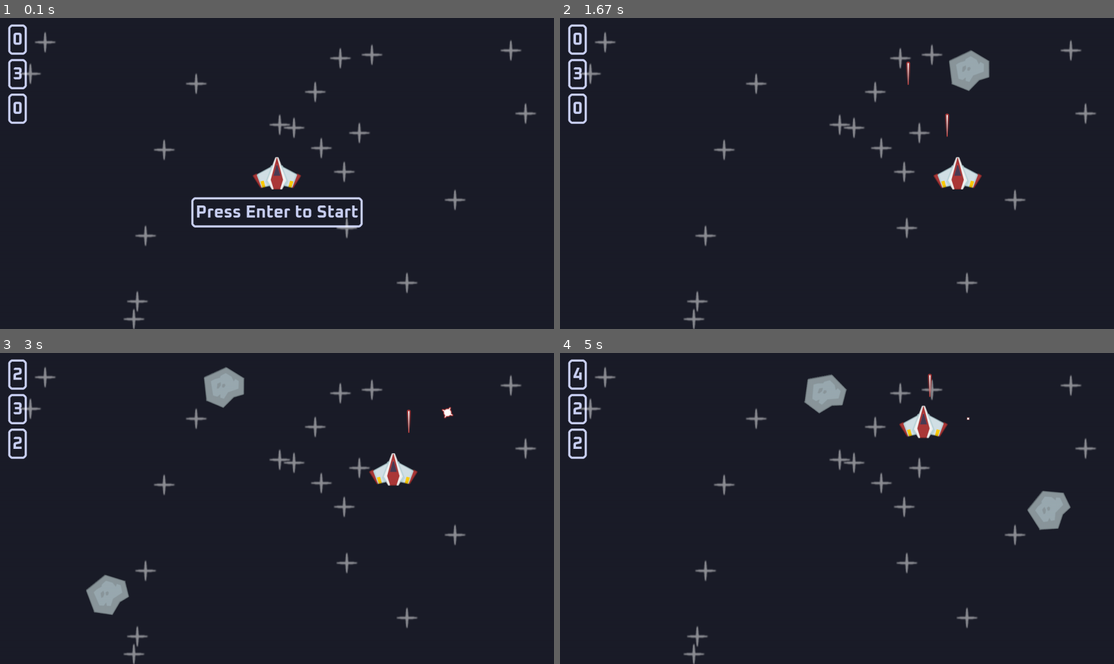
Above: before the commit, frames 1-4 (two rows, left to right).
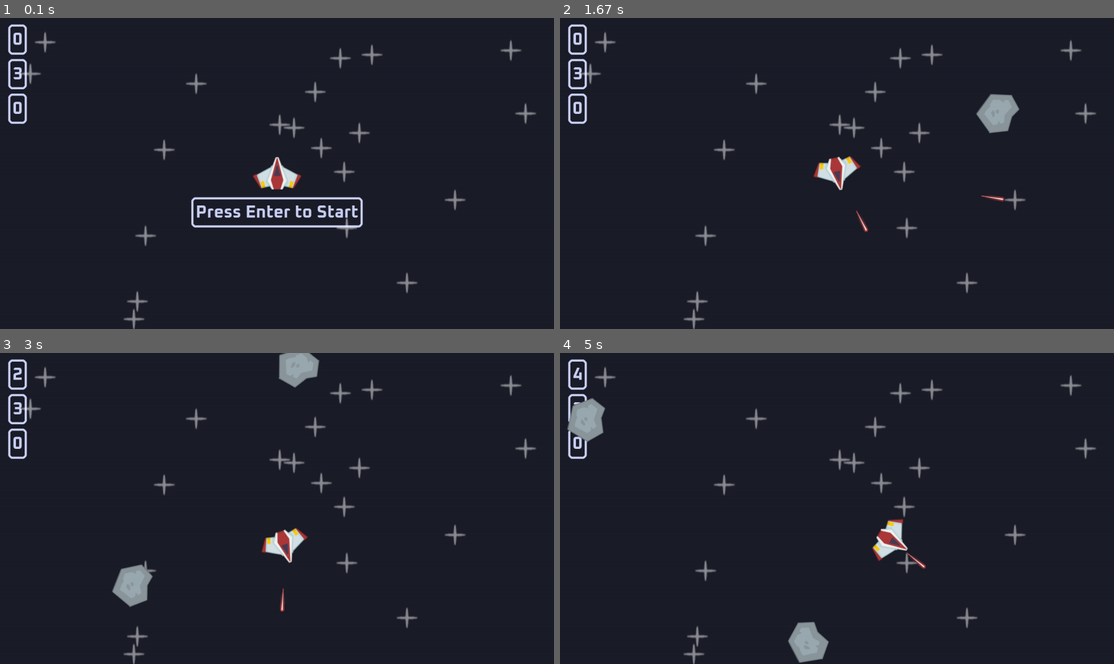
Above: after the commit, the same moments.

Repository: Juan1mera/Learning-Pygame
Game: pygame game, started from space shooter/code/main.py
The game is run twice, just before and just after one commit, with the same random seed, the same clock (stepped at 60 frames per second) and the same inputs.
Inputs:
- Up to frame 1 (0.1 s): no input
- Up to frame 2 (1.67 s): hold Space 0.33-0.8 s; hold Right 0.33-0.8 s; tap Enter at 0.83 s; hold Right 1.17-1.63 s; tap Space at 1.23, 1.53 s
- Up to frame 3 (3 s): hold Up 1.67-1.97 s; tap Space at 1.73, 2.07, 2.37, 2.57, 2.87 s; hold Right 2-2.47 s; hold Left from 2.5 s (still down)
- Up to frame 4 (5 s): release Left at 3.03 s; hold Left 3.07-3.47 s; tap Space at 3.13, 3.43, 3.57, 3.97, 4.27, 4.63, 4.93 s; hold Up 3.5-3.87 s; hold Right 3.9-4.53 s; hold Left from 4.57 s (still down)

The runs differ from the first frame. In frame 1, 0.1% of the frame differs, in the area x 45-55%, y 44-56%; in frame 2, 2.6%; in frame 3, 3.6%; in frame 4, 3.8%, in the area x 1-93%, y 6-100%.

Commit message:
feat: rotacion de nave y division de asteroides

Diff:
--- a/space shooter/code/main.py
+++ b/space shooter/code/main.py
@@ -1,6 +1,7 @@
 import pygame
 from os.path import join
 from random import randint, uniform
+import math
 
 # Inicio General
 pygame.init()
@@ -15,14 +16,13 @@
 laser_surf = pygame.image.load(join('images', 'laser.png')).convert_alpha()
 star_surf = pygame.image.load(join('images', 'star.png')).convert_alpha()
 font = pygame.font.Font(join('images', 'Oxanium-Bold.ttf'), 40)
-explosion_framse = [pygame.image.load(join('images', 'explosion', f'{i}.png')).convert_alpha() for i in range(21)]
+explosion_frames = [pygame.image.load(join('images', 'explosion', f'{i}.png')).convert_alpha() for i in range(21)]
 
 laser_sound = pygame.mixer.Sound(join('audio', 'laser.wav'))
 laser_sound.set_volume(0.2)
 
 explosion_sound = pygame.mixer.Sound(join('audio', 'explosion.wav'))
 explosion_sound.set_volume(0.1)
-
 
 game_music = pygame.mixer.Sound(join('audio', 'game_music.wav'))
 game_music.set_volume(0.1)
@@ -33,83 +33,158 @@
 life = 3
 start_time = 0
 
+
 class Player(pygame.sprite.Sprite):
     def __init__(self, groups):
         super().__init__(groups)
-        self.origianl_surf = pygame.image.load(join('images', 'player.png')).convert_alpha()
-        # join se usa para no tener problemas si es macos o windows para no tener problemas con "/" o "\"
-        self.image = self.origianl_surf
+        self.original_surf = pygame.image.load(join('images', 'player.png')).convert_alpha()
+        self.image = self.original_surf
         self.rect = self.image.get_frect(center=(WINDOW_WIDTH / 2, WINDOW_HEIGHT / 2))
         self.direction = pygame.Vector2()
         self.speed = 300
-
-        #Cooldown
+        self.angle = 0  # Ángulo inicial
+        self.rotation_speed = 180  # Grados por segundo
+
+        # Cooldown
         self.can_shoot = True
         self.laser_shoot_time = 0
-        self.cooldowb_duration = 200
-
-
-
-        # Mask
+        self.cooldown_duration = 200
 
     def laser_timer(self):
         if not self.can_shoot:
             current_time = pygame.time.get_ticks()
-            if current_time - self.laser_shoot_time >= self.cooldowb_duration:
+            if current_time - self.laser_shoot_time >= self.cooldown_duration:
                 self.can_shoot = True
 
-    def update(self,dt):
+    def handle_wrap_around(self):
+        if self.rect.top < -80:
+            self.rect.bottom = WINDOW_HEIGHT
+        elif self.rect.bottom > WINDOW_HEIGHT + 80:
+            self.rect.top = -60
+
+        if self.rect.left < -80:
+            self.rect.right = WINDOW_WIDTH
+        elif self.rect.right > WINDOW_WIDTH + 80:
+            self.rect.left = -60
+
+    def update(self, dt):
         keys = pygame.key.get_pressed()
-        self.direction.x = int(keys[pygame.K_RIGHT]) - int(keys[pygame.K_LEFT])
-        self.direction.y = int(keys[pygame.K_DOWN]) - int(keys[pygame.K_UP])
-        # Hace que la velocidad se igual siempre aunque vaya dos teclas esten presionadas
-        # player_direction = player_direction.normalize() if player_direction else player_direction
-
-        self.rect.center += self.direction * self.speed * dt
-
+
+        # Rotar a la izquierda o derecha
+        if keys[pygame.K_LEFT]:
+            self.angle -= self.rotation_speed * dt
+        if keys[pygame.K_RIGHT]:
+            self.angle += self.rotation_speed * dt
+
+        # Normalizar el ángulo
+        self.angle %= 360
+
+        # Crear la imagen rotada
+        self.image = pygame.transform.rotozoom(self.original_surf, -self.angle, 1)
+        self.rect = self.image.get_frect(center=self.rect.center)
+
+        # Movimiento hacia adelante en la dirección del ángulo
+        if keys[pygame.K_UP]:
+            radians = math.radians(self.angle)
+            self.direction.x = math.sin(radians)
+            self.direction.y = -math.cos(radians)
+
+            self.rect.center += self.direction * self.speed * dt
+
+        # Teletransporte en los bordes
+        self.handle_wrap_around()
+
+        # Disparo
         recent_keys = pygame.key.get_just_pressed()
         if recent_keys[pygame.K_SPACE] and self.can_shoot:
-            Laser((all_sprites, laser_sprites), laser_surf, self.rect.midtop )
+            Laser((all_sprites, laser_sprites), laser_surf, self.rect.center, self.angle)
             self.can_shoot = False
             self.laser_shoot_time = pygame.time.get_ticks()
             laser_sound.play()
 
         self.laser_timer()
+
+
 class Star(pygame.sprite.Sprite):
     def __init__(self, groups, surf):
         super().__init__(groups)
         self.image = surf
         self.rect = self.image.get_frect(center=(randint(0, WINDOW_WIDTH), randint(0, WINDOW_HEIGHT)))
+
+
 class Laser(pygame.sprite.Sprite):
-    def __init__(self, groups, surf, pos):
-        super().__init__(groups)
-        self.image = surf
-        self.rect = self.image.get_frect(midbottom=pos)
-
-    def update(self, dt):
-        self.rect.centery -= 400 * dt
-        if self.rect.bottom <= 0:
+    def __init__(self, groups, surf, pos, angle):
+        super().__init__(groups)
+
+        # Rotar el láser según el ángulo de la nave
+        self.original_image = surf
+        self.image = pygame.transform.rotozoom(self.original_image, -angle, 1)
+        self.rect = self.image.get_frect(center=pos)
+
+        # Calcular la dirección del láser basada en el ángulo
+        radians = math.radians(angle)
+        self.direction = pygame.Vector2(math.sin(radians), -math.cos(radians))
+
+        # Ajustar la posición de salida del láser
+        offset = pygame.Vector2(self.direction.x * 30, self.direction.y * 30)
+        self.rect.center += offset
+
+        self.speed = 800
+
+    def update(self, dt):
+        self.rect.center += self.direction * self.speed * dt
+
+        if (self.rect.bottom <= 0 or self.rect.top >= WINDOW_HEIGHT or
+                self.rect.right <= 0 or self.rect.left >= WINDOW_WIDTH):
             self.kill()
+
+
 class Meteor(pygame.sprite.Sprite):
-    def __init__(self, groups, surf, pos):
-        super().__init__(groups)
-        self.origianl_surf = surf
-        self.image = self.origianl_surf
+    def __init__(self, groups, surf, pos, scale=1):
+        super().__init__(groups)
+        self.original_surf = surf
+        self.image = self.original_surf
         self.rect = self.image.get_frect(center=pos)
         self.start_time = pygame.time.get_ticks()
         self.life = 3000
         self.direction = pygame.Vector2(uniform(-0.5, 0.5), 1)
-        self.speed = randint(400, 500)
-        self.rotation_speed = randint(20, 150)
+        self.speed = randint(500, 600)
+        self.rotation_speed = randint(50, 200)
         self.rotation = 0
+        self.scale = scale
 
     def update(self, dt):
         self.rect.center += self.direction * self.speed * dt
         if pygame.time.get_ticks() - self.start_time >= self.life:
             self.kill()
         self.rotation += self.rotation_speed * dt
-        self.image = pygame.transform.rotozoom(self.origianl_surf, self.rotation, 1)
+        self.image = pygame.transform.rotozoom(self.original_surf, self.rotation, self.scale)
         self.rect = self.image.get_frect(center=self.rect.center)
+
+
+class MeteorMini(pygame.sprite.Sprite):
+    def __init__(self, groups, surf, pos, scale=1):
+        super().__init__(groups)
+        self.original_surf = surf
+        self.image = self.original_surf
+        self.rect = self.image.get_frect(center=pos)
+        self.start_time = pygame.time.get_ticks()
+        self.life = 3000
+        self.direction = pygame.Vector2(uniform(-0.5, 0.5), 1)
+        self.speed = randint(500, 600)
+        self.rotation_speed = randint(50, 200)
+        self.rotation = 0
+        self.scale = scale
+
+    def update(self, dt):
+        self.rect.center += self.direction * self.speed * dt
+        if pygame.time.get_ticks() - self.start_time >= self.life:
+            self.kill()
+        self.rotation += self.rotation_speed * dt
+        self.image = pygame.transform.rotozoom(self.original_surf, self.rotation, self.scale)
+        self.rect = self.image.get_frect(center=self.rect.center)
+
+
 class AnimatedExplosion(pygame.sprite.Sprite):
     def __init__(self, frames, pos, groups):
         super().__init__(groups)
@@ -119,49 +194,34 @@
         self.rect = self.image.get_frect(center=pos)
 
     def update(self, dt):
-        self.frame_index += 20 *dt
+        self.frame_index += 20 * dt
         if self.frame_index < len(self.frames):
             self.image = self.frames[int(self.frame_index)]
         else:
             self.kill()
 
-def collisions():
-
-    global gameover
-    all_sprites.update(dt)
-    collision_sprites = pygame.sprite.spritecollide(player, meteor_srpites, True, pygame.sprite.collide_mask)
-    if collision_sprites:
-        for meteor in collision_sprites:
-            collision_pos = meteor.rect.center
-            AnimatedExplosion(explosion_framse, collision_pos, all_sprites)
-            explosion_sound.play()
-        global life
-        life -= 1
-        if life <= 0:
-            gameover = True
-
-    for laser in laser_sprites:
-        collided_sprites = pygame.sprite.spritecollide(laser, meteor_srpites, True)
-        if collided_sprites:
-            laser.kill()
-            AnimatedExplosion(explosion_framse, laser.rect.midtop, all_sprites)
-            explosion_sound.play()
-            global puntation
-            puntation += 1
-
-
+
+# Sprites
+all_sprites = pygame.sprite.Group()
+meteor_sprites = pygame.sprite.Group()
+mini_meteor_sprites = pygame.sprite.Group()
+laser_sprites = pygame.sprite.Group()
+
+
+# Funciones
 def display_score():
     global current_time
     if playing:
-        # Calcula el tiempo transcurrido desde que se inició el juego
-        current_time = (pygame.time.get_ticks() - start_time) // 1000  # Tiempo en segundos
+        current_time = (pygame.time.get_ticks() - start_time) // 1000
     else:
-        current_time = 0  # Al reiniciar, muestra 0
+        current_time = 0
 
     text_surf = font.render(str(current_time), True, '#cbd1f5')
     text_rect = text_surf.get_rect(midbottom=(40, 80))
     window.blit(text_surf, text_rect)
     pygame.draw.rect(window, "#cbd1f5", text_rect.inflate(20, 20).move(0, -5), 5, 10)
+
+
 def display_puntation():
     global puntation
     text_surf = font.render(str(puntation), True, '#cbd1f5')
@@ -169,12 +229,15 @@
     window.blit(text_surf, text_rect)
     pygame.draw.rect(window, "#cbd1f5", text_rect.inflate(20, 20).move(0, -5), 5, 10)
 
+
 def display_life():
     global life
     text_surf = font.render(str(life), True, '#cbd1f5')
     text_rect = text_surf.get_rect(midbottom=(40, 160))
     window.blit(text_surf, text_rect)
     pygame.draw.rect(window, "#cbd1f5", text_rect.inflate(20, 20).move(0, -5), 5, 10)
+
+
 def display_text():
     current_time = pygame.time.get_ticks()
 
@@ -183,14 +246,17 @@
         text_rect = text_surf.get_rect(midtop=(WINDOW_WIDTH // 2, WINDOW_HEIGHT // 2 + 70))
         window.blit(text_surf, text_rect)
         pygame.draw.rect(window, "#cbd1f5", text_rect.inflate(20, 20).move(0, -5), 5, 10)
+
+
 def gameover_text():
     current_time = pygame.time.get_ticks()
-
     if (current_time // 500) % 2 == 0:
         text_surf = font.render("Game Over, Press Enter to Restart", True, '#cbd1f5')
         text_rect = text_surf.get_rect(midtop=(WINDOW_WIDTH // 2, WINDOW_HEIGHT // 2 + 70))
         window.blit(text_surf, text_rect)
         pygame.draw.rect(window, "#cbd1f5", text_rect.inflate(20, 20).move(0, -5), 5, 10)
+
+
 def next_leve_text():
     current_time = pygame.time.get_ticks()
 
@@ -201,36 +267,86 @@
         pygame.draw.rect(window, "#cbd1f5", text_rect.inflate(20, 20).move(0, -5), 5, 10)
 
 
-
+def collisions():
+    global gameover, life, puntation
+
+    # Actualizar todos los sprites
+    all_sprites.update(dt)
+
+    # Colisiones del jugador con meteoritos grandes
+    collision_sprites = pygame.sprite.spritecollide(player, meteor_sprites, True, pygame.sprite.collide_mask)
+    if collision_sprites:
+        for meteor in collision_sprites:
+            collision_pos = meteor.rect.center
+            AnimatedExplosion(explosion_frames, collision_pos, all_sprites)
+            explosion_sound.play()
+        life -= 1
+        if life <= 0:
+            gameover = True
+    # COlisiones del jugador con meteoritos pequeños
+    collision_sprites = pygame.sprite.spritecollide(player, mini_meteor_sprites, True, pygame.sprite.collide_mask)
+    if collision_sprites:
+        for meteor in collision_sprites:
+            collision_pos = meteor.rect.center
+            AnimatedExplosion(explosion_frames, collision_pos, all_sprites)
+            explosion_sound.play()
+        life -= 1
+        if life <= 0:
+            gameover = True
+
+    # Colisiones de los láseres con meteoritos grandes
+    for laser in laser_sprites:
+        collided_sprites = pygame.sprite.spritecollide(laser, meteor_sprites, True)
+        if collided_sprites:
+            laser.kill()  # Destruir el láser al colisionar
+            for meteor in collided_sprites:
+                # Generar explosión en la posición de colisión
+                collision_pos = meteor.rect.center
+                AnimatedExplosion(explosion_frames, collision_pos, all_sprites)
+
+                # Crear dos meteoritos pequeños desde la posición de colisión
+                MeteorMini((all_sprites, mini_meteor_sprites), meteor_surf, collision_pos, scale=0.7)
+                MeteorMini((all_sprites, mini_meteor_sprites), meteor_surf, collision_pos, scale=0.7)
+
+                explosion_sound.play()
+
+            puntation += 1
+
+    # Colisiones de los láseres con meteoritos pequeños
+    for laser in laser_sprites:
+        collided_sprites = pygame.sprite.spritecollide(laser, mini_meteor_sprites, True)
+        if collided_sprites:
+            laser.kill()  # Destruir el láser
+            for mini_meteor in collided_sprites:
+                collision_pos = mini_meteor.rect.center
+                AnimatedExplosion(explosion_frames, collision_pos, all_sprites)
+                explosion_sound.play()
+
+            puntation += 1
 
 
 # surfaces
 surf = pygame.Surface((100, 200))
 surf.fill('red')
 
-# Sprites
-all_sprites = pygame.sprite.Group()
-meteor_srpites = pygame.sprite.Group()
-laser_sprites = pygame.sprite.Group()
-
-
 for i in range(20):
     Star(all_sprites, star_surf)
 player = Player(all_sprites)
 
 # Customs Events
-number_asteroids = 500
+number_asteroids = 900
 meteor_event = pygame.event.custom_type()
 pygame.time.set_timer(meteor_event, number_asteroids)
 
 playing = False
 game_music.play(loops=-1)
-second_level =  False
+second_level = False
+first_level = True
+
 while runnig:
-
-    number_asteroids -= 1
+    number_asteroids -= 10
     pygame.mouse.set_visible(False)
-    dt = clock.tick() / 1000 # fps
+    dt = clock.tick() / 1000  # fps
     window.fill('#1b1d29')
 
     for e in pygame.event.get():
@@ -245,33 +361,36 @@
                 current_time = 0
                 start_time = pygame.time.get_ticks()
 
-
-        if e.type == meteor_event and playing and gameover == False:
+        # Level 1
+        if e.type == meteor_event and playing and not gameover and first_level:
             x, y = randint(0, WINDOW_WIDTH), randint(-200, -100)
-            Meteor((all_sprites, meteor_srpites), meteor_surf, (x, y))
+            Meteor((all_sprites, meteor_sprites), meteor_surf, (x, y))
+
+        # Level 2
+        if e.type == meteor_event and playing and not gameover and second_level:
+            x, y = randint(0, WINDOW_WIDTH), randint(-200, -100)
+            MeteorMini((all_sprites, mini_meteor_sprites), meteor_surf, (x, y), scale=0.5)
 
     if puntation >= 10:
         second_level = True
         playing = False
-
-    if second_level:
+        first_level = False
+
+    if second_level and not playing:
         next_leve_text()
 
     # Colisiones
     display_score()
     display_puntation()
     display_life()
-    if playing == False:
+    if not playing:
         display_text()
     if gameover:
         gameover_text()
 
-
     collisions()
     all_sprites.draw(window)
 
     pygame.display.update()
 
-
-
 pygame.quit()
